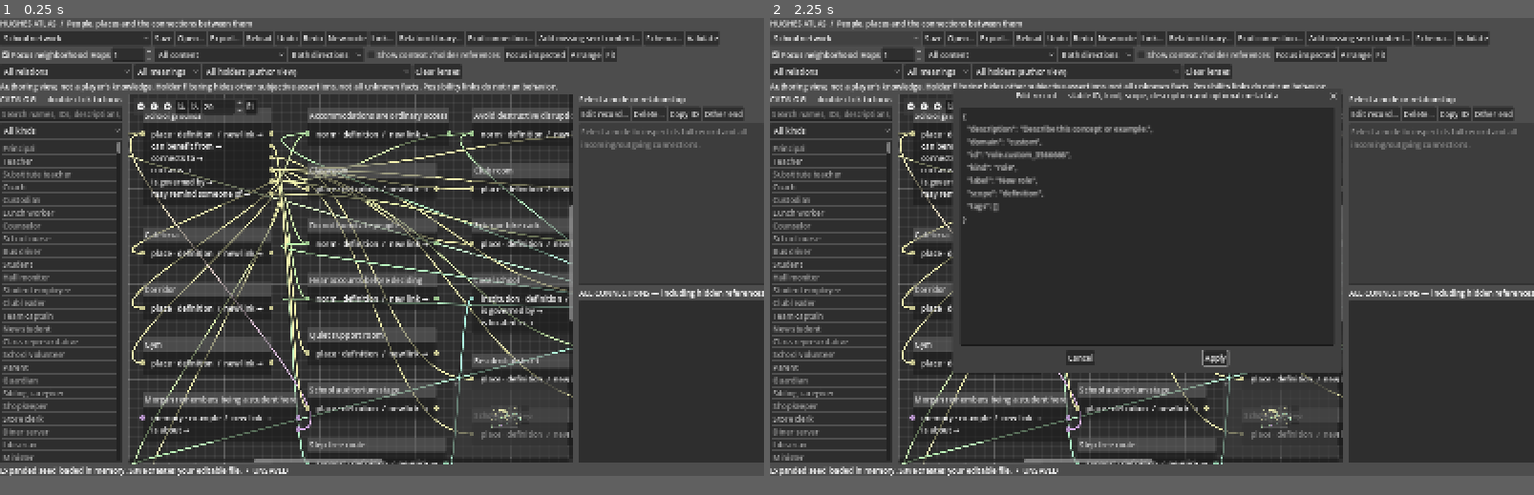
Above: before the commit, frames 1-2 (left to right).
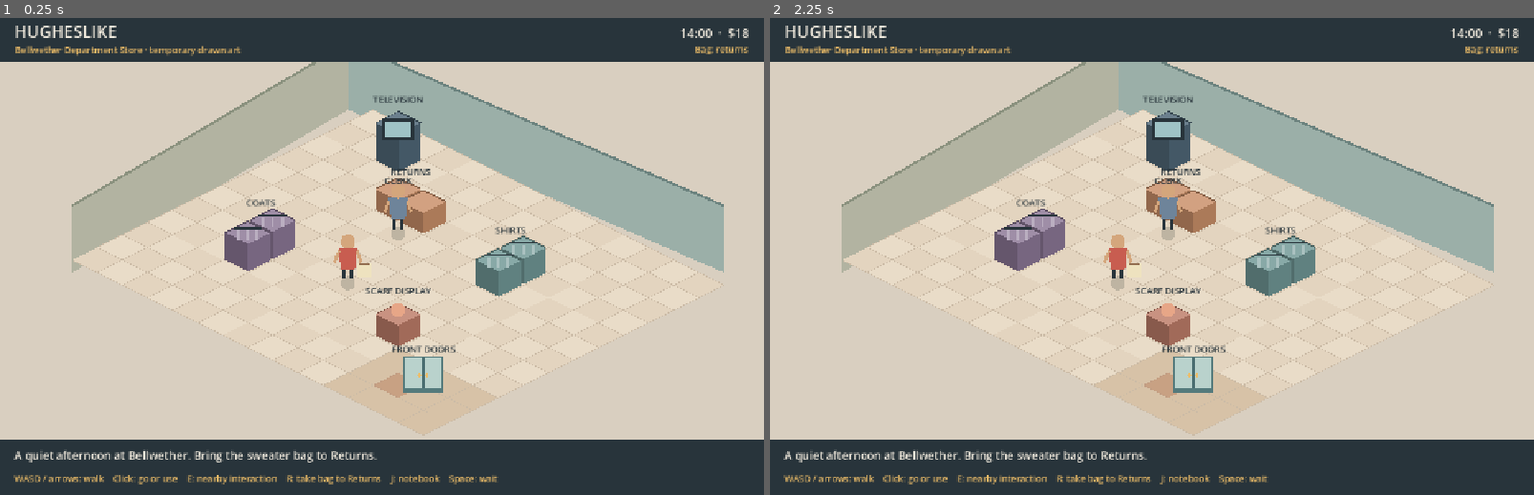
Above: after the commit, the same moments.

Repository: eyehaveewe-cyber/Hugheslike
Game: Godot game, scene res://scenes/main.tscn
Same seed, same stepped clock (60 frames per second), same inputs: the game is played once before the commit and once after it. Before the commit the project starts from res://addons/hughes_atlas/atlas.tscn.
Inputs (mouse positions are in pixels of both pictures, inside the frame that each line leads up to):
- Up to frame 1 (0.25 s): no input
- Up to frame 2 (2.25 s): click (1113, 37) at 0.5 s, where only the run before the commit has a clickable "New node"; click (1113, 37) at 1.25 s, where only the run before the commit has a clickable "New node"; click (846, 37) at 2 s, where only the run before the commit has a clickable "School network"
In our replay, the window is 800x480 before the commit and 800x500 after it. These sizes can differ from the game's own. Grey fills any space a smaller window leaves; there, only what the larger window draws over its background counts as a difference.

The runs differ from the first frame. In frame 1, 89% of the frame differs, in the area x 0-100%, y 0-98%; in frame 2, 90%.

Commit message:
Integrate playable store slice with Hughes Atlas project

Diff:
--- a/project.godot
+++ b/project.godot
@@ -1,14 +1,15 @@
-; Standalone authoring tool. The separate game and private art are not imported.
+; Playable 2D store slice plus the separate Hughes Atlas authoring plug-in.
+; The unavailable historical foundation ZIP and private art are not imported.
 config_version=5
 
 [application]
-config/name="Hughes Atlas — development library"
-run/main_scene="res://addons/hughes_atlas/atlas.tscn"
+config/name="Hugheslike — Store Slice + Hughes Atlas"
+run/main_scene="res://scenes/main.tscn"
 config/features=PackedStringArray("4.7", "GL Compatibility")
 
 [display]
-window/size/viewport_width=1600
-window/size/viewport_height=960
+window/size/viewport_width=1280
+window/size/viewport_height=800
 window/size/window_width_override=1440
 window/size/window_height_override=900
 window/stretch/mode="canvas_items"
--- /dev/null
+++ b/scenes/main.tscn
@@ -0,0 +1,6 @@
+[gd_scene load_steps=2 format=3]
+
+[ext_resource type="Script" path="res://scripts/main.gd" id="1_main"]
+
+[node name="StoreSlice" type="Node2D"]
+script = ExtResource("1_main")
--- /dev/null
+++ b/scripts/grid_world.gd
@@ -0,0 +1,49 @@
+class_name StoreGrid
+extends RefCounted
+
+const WIDTH := 14
+const HEIGHT := 12
+const HALF_W := 42.0
+const HALF_H := 21.0
+const ORIGIN := Vector2(625, 175)
+const DIRECTIONS := [Vector2i(1, 0), Vector2i(0, 1), Vector2i(-1, 0), Vector2i(0, -1)]
+
+static func screen_at(cell: Vector2i) -> Vector2:
+	return ORIGIN + Vector2((cell.x - cell.y) * HALF_W, (cell.x + cell.y) * HALF_H)
+
+static func cell_at(point: Vector2) -> Vector2i:
+	var relative := point - ORIGIN
+	var diagonal_a := relative.x / HALF_W
+	var diagonal_b := relative.y / HALF_H
+	return Vector2i(roundi((diagonal_a + diagonal_b) / 2.0), roundi((diagonal_b - diagonal_a) / 2.0))
+
+static func inside(cell: Vector2i) -> bool:
+	return cell.x >= 0 and cell.x < WIDTH and cell.y >= 0 and cell.y < HEIGHT
+
+static func walkable(cell: Vector2i, blocked: Dictionary) -> bool:
+	return inside(cell) and not blocked.has(cell)
+
+static func path(start: Vector2i, target: Vector2i, blocked: Dictionary) -> Array[Vector2i]:
+	var result: Array[Vector2i] = []
+	if not walkable(target, blocked):
+		return result
+	var frontier: Array[Vector2i] = [start]
+	var previous := {start: start}
+	var cursor := 0
+	while cursor < frontier.size():
+		var current := frontier[cursor]
+		cursor += 1
+		if current == target:
+			break
+		for direction in DIRECTIONS:
+			var next: Vector2i = current + direction
+			if walkable(next, blocked) and not previous.has(next):
+				previous[next] = current
+				frontier.append(next)
+	if not previous.has(target):
+		return result
+	var step := target
+	while step != start:
+		result.push_front(step)
+		step = previous[step]
+	return result
--- /dev/null
+++ b/scripts/main.gd
@@ -0,0 +1,401 @@
+extends Node2D
+
+const Grid = preload("res://scripts/grid_world.gd")
+const INK := Color("#28343b")
+const PAPER := Color("#f4ede0")
+const GOLD := Color("#edbd68")
+const TEAL := Color("#397d79")
+const WALK_SECONDS := 20
+const STEP_TIME := 0.17
+
+var fixtures: Array[Dictionary] = []
+var blocked: Dictionary = {}
+var player_cell := Vector2i(6, 7)
+var player_screen := Vector2.ZERO
+var move_from := Vector2.ZERO
+var move_to := Vector2.ZERO
+var move_elapsed := 0.0
+var moving := false
+var route: Array[Vector2i] = []
+var pending_interaction := ""
+var elapsed_seconds := 0
+var money := 18
+var carrying_returns := true
+var bought_scarf := false
+var journal_open := false
+var ended := false
+var message := "A quiet afternoon at Bellwether. Bring the sweater bag to Returns."
+var notes: Array[String] = ["I arrived at Bellwether with a bag of returned sweaters."]
+
+func _ready() -> void:
+	_build_store()
+	player_screen = Grid.screen_at(player_cell)
+	queue_redraw()
+
+func _build_store() -> void:
+	fixtures.clear()
+	blocked.clear()
+	_add_fixture("returns", "RETURNS", "counter", [Vector2i(4, 3), Vector2i(5, 3)], 35, Color("#c98f69"), true)
+	_add_fixture("clerk", "CLERK", "staff", [Vector2i(5, 4)], 0, Color("#6e849a"), true)
+	_add_fixture("shirts", "SHIRTS", "rack", [Vector2i(9, 3), Vector2i(9, 4)], 42, Color("#719896"), true)
+	_add_fixture("coats", "COATS", "rack", [Vector2i(3, 7), Vector2i(3, 8)], 46, Color("#8c7896"), true)
+	_add_fixture("display", "SCARF DISPLAY", "display", [Vector2i(9, 8)], 35, Color("#bd7d69"), true)
+	_add_fixture("television", "TELEVISION", "television", [Vector2i(2, 1)], 62, Color("#506878"), true)
+	_add_fixture("door", "FRONT DOORS", "door", [Vector2i(12, 10)], 0, GOLD, false)
+
+func _add_fixture(id: String, title: String, kind: String, cells: Array, height: int, color: Color, blocks: bool) -> void:
+	fixtures.append({"id": id, "title": title, "kind": kind, "cells": cells, "height": height, "color": color})
+	if blocks:
+		for cell in cells:
+			blocked[cell] = true
+
+func _process(delta: float) -> void:
+	if journal_open or ended:
+		return
+	if moving:
+		move_elapsed += delta
+		var amount := minf(move_elapsed / STEP_TIME, 1.0)
+		player_screen = move_from.lerp(move_to, amount)
+		if amount >= 1.0:
+			moving = false
+			player_cell = Grid.cell_at(move_to)
+			player_screen = move_to
+			elapsed_seconds += WALK_SECONDS
+		queue_redraw()
+	elif not route.is_empty():
+		_begin_next_move()
+	elif pending_interaction != "":
+		var id := pending_interaction
+		pending_interaction = ""
+		_interact(id)
+
+func _unhandled_input(event: InputEvent) -> void:
+	if event is InputEventKey and event.pressed and not event.echo:
+		if event.keycode == KEY_ESCAPE:
+			journal_open = false
+			queue_redraw()
+			return
+		if event.keycode == KEY_J:
+			journal_open = not journal_open
+			queue_redraw()
+			return
+		if ended:
+			if event.keycode == KEY_R:
+				_reset_afternoon()
+			return
+		if journal_open:
+			return
+		if event.keycode == KEY_E:
+			_interact_nearest()
+		elif event.keycode == KEY_SPACE:
+			elapsed_seconds += 120
+			_set_message("You take a short break and watch the store settle around you.")
+		elif event.keycode == KEY_R:
+			if carrying_returns:
+				_plan_interaction("returns")
+			else:
+				_set_message("The sweater bag is already back at Returns.")
+		else:
+			var direction := Vector2i.ZERO
+			match event.keycode:
+				KEY_W, KEY_UP:
+					direction = Vector2i(0, -1)
+				KEY_S, KEY_DOWN:
+					direction = Vector2i(0, 1)
+				KEY_A, KEY_LEFT:
+					direction = Vector2i(-1, 0)
+				KEY_D, KEY_RIGHT:
+					direction = Vector2i(1, 0)
+			if direction != Vector2i.ZERO and not moving:
+				route.clear()
+				pending_interaction = ""
+				var next := player_cell + direction
+				if Grid.walkable(next, blocked):
+					route.append(next)
+				else:
+					_set_message("A fixture or wall blocks that step.")
+	elif event is InputEventMouseButton and event.pressed and event.button_index == MOUSE_BUTTON_LEFT:
+		if ended or journal_open or moving or event.position.y < 75 or event.position.y > 705:
+			return
+		var clicked := _fixture_at_point(event.position)
+		if clicked != "":
+			_plan_interaction(clicked)
+			return
+		var target := Grid.cell_at(event.position)
+		if Grid.walkable(target, blocked):
+			route = Grid.path(player_cell, target, blocked)
+			pending_interaction = ""
+			if route.is_empty() and target != player_cell:
+				_set_message("There is no clear route to that floor tile.")
+
+func _begin_next_move() -> void:
+	var next: Vector2i = route.pop_front()
+	if not Grid.walkable(next, blocked):
+		route.clear()
+		pending_interaction = ""
+		return
+	move_from = Grid.screen_at(player_cell)
+	move_to = Grid.screen_at(next)
+	move_elapsed = 0.0
+	moving = true
+
+func _fixture_at_point(point: Vector2) -> String:
+	var best_id := ""
+	var best_distance := 60.0
+	for fixture in fixtures:
+		for cell in fixture["cells"]:
+			var anchor: Vector2 = Grid.screen_at(cell)
+			var height: int = fixture["height"]
+			var target := anchor - Vector2(0, height * 0.55)
+			var distance := point.distance_to(target)
+			if distance < best_distance:
+				best_distance = distance
+				best_id = fixture["id"]
+	return best_id
+
+func _interact_nearest() -> void:
+	if moving:
+		return
+	var best_id := ""
+	var best_distance := 2
+	for fixture in fixtures:
+		for cell in fixture["cells"]:
+			var distance: int = absi(player_cell.x - cell.x) + absi(player_cell.y - cell.y)
+			if distance < best_distance:
+				best_distance = distance
+				best_id = fixture["id"]
+	if best_id == "":
+		_set_message("Nothing is within reach. Walk closer or click an object.")
+	else:
+		_interact(best_id)
+
+func _plan_interaction(id: String) -> void:
+	if moving:
+		return
+	var selected: Dictionary = {}
+	for fixture in fixtures:
+		if fixture["id"] == id:
+			selected = fixture
+			break
+	if selected.is_empty():
+		return
+	var shortest := 999
+	var destination = null
+	for cell in selected["cells"]:
+		for offset in [Vector2i.ZERO, Vector2i(1, 0), Vector2i(0, 1), Vector2i(-1, 0), Vector2i(0, -1)]:
+			var candidate: Vector2i = cell + offset
+			if not Grid.walkable(candidate, blocked):
+				continue
+			var candidate_path := Grid.path(player_cell, candidate, blocked)
+			if candidate == player_cell or not candidate_path.is_empty():
+				if candidate_path.size() < shortest:
+					shortest = candidate_path.size()
+					destination = candidate
+	if destination == null:
+		_set_message("There is no clear approach to " + selected["title"] + ".")
+		return
+	route = Grid.path(player_cell, destination, blocked)
+	pending_interaction = id
+	if route.is_empty():
+		pending_interaction = ""
+		_interact(id)
+
+func _interact(id: String) -> void:
+	match id:
+		"returns":
+			if carrying_returns:
+				carrying_returns = false
+				elapsed_seconds += 90
+				notes.append("The clerk accepted the returned sweater bag at the counter.")
+				_set_message("The clerk checks the receipt and takes the sweater bag. 'Thanks for bringing it by.'")
+			else:
+				_set_message("The returns counter is clear. Your bag has already been checked in.")
+		"clerk":
+			elapsed_seconds += 60
+			if carrying_returns:
+				_set_message("Clerk: 'Returns are just beside me. I can help when you bring the bag over.'")
+			else:
+				_set_message("Clerk: 'All set with the sweaters. Take your time looking around.'")
+		"shirts":
+			elapsed_seconds += 60
+			notes.append("The shirt rack has simple everyday styles.")
+			_set_message("You browse neatly folded shirts. The tags show ordinary store prices.")
+		"coats":
+			elapsed_seconds += 60
+			notes.append("A coat rack stands near the west aisle.")
+			_set_message("You look through the coats and leave them on the rack.")
+		"display":
+			elapsed_seconds += 60
+			if bought_scarf:
+				_set_message("The display has other scarves, but you already chose one.")
+			elif money >= 8:
+				bought_scarf = true
+				money -= 8
+				notes.append("I bought a soft scarf from the display for $8.")
+				_set_message("You buy a soft scarf for $8. The clerk nods as you tuck it into your bag.")
+			else:
+				_set_message("The scarf is $8, more than you have left today.")
+		"television":
+			elapsed_seconds += 120
+			notes.append("The television loops a quiet home-goods demonstration.")
+			_set_message("You watch a short home-goods demonstration on the store television.")
+		"door":
+			elapsed_seconds += 30
+			ended = true
+			_set_message("You step out toward the shopping arcade. This store slice ends here.")
+
+func _reset_afternoon() -> void:
+	player_cell = Vector2i(6, 7)
+	player_screen = Grid.screen_at(player_cell)
+	route.clear()
+	pending_interaction = ""
+	moving = false
+	elapsed_seconds = 0
+	money = 18
+	carrying_returns = true
+	bought_scarf = false
+	journal_open = false
+	ended = false
+	notes = ["I arrived at Bellwether with a bag of returned sweaters."]
+	_set_message("A new afternoon begins. Bring the sweater bag to Returns.")
+
+func _set_message(value: String) -> void:
+	message = value
+	queue_redraw()
+
+func _draw() -> void:
+	draw_rect(Rect2(0, 0, 1280, 800), Color("#d9cfc0"))
+	_draw_walls()
+	_draw_floor()
+	var drawables: Array[Dictionary] = []
+	for index in fixtures.size():
+		var fixture: Dictionary = fixtures[index]
+		var depth := 0
+		for cell in fixture["cells"]:
+			depth = maxi(depth, cell.x + cell.y)
+		drawables.append({"type": "fixture", "index": index, "depth": depth})
+	drawables.append({"type": "player", "depth": player_cell.x + player_cell.y + (0.5 if moving else 0.0)})
+	drawables.sort_custom(func(a: Dictionary, b: Dictionary) -> bool: return a["depth"] < b["depth"])
+	for item in drawables:
+		if item["type"] == "player":
+			_draw_person(player_screen, Color("#c85d50"), true)
+		else:
+			_draw_fixture(fixtures[item["index"]])
+	_draw_ui()
+	if journal_open:
+		_draw_journal()
+	if ended:
+		_draw_ending()
+
+func _draw_walls() -> void:
+	var back_left := Grid.screen_at(Vector2i(0, 0)) + Vector2(-42, -21)
+	var back_right := Grid.screen_at(Vector2i(13, 0)) + Vector2(42, -21)
+	draw_colored_polygon(PackedVector2Array([back_left + Vector2(0, -112), back_right + Vector2(0, -112), back_right, back_left]), Color("#9bafa8"))
+	draw_line(back_left + Vector2(0, -112), back_right + Vector2(0, -112), Color("#6b827e"), 4)
+	var west_top := Grid.screen_at(Vector2i(0, 0)) + Vector2(-42, -21)
+	var west_bottom := Grid.screen_at(Vector2i(0, 11)) + Vector2(-42, 21)
+	draw_colored_polygon(PackedVector2Array([west_top + Vector2(0, -112), west_bottom + Vector2(0, -112), west_bottom, west_top]), Color("#b2b3a1"))
+	draw_line(west_top + Vector2(0, -112), west_bottom + Vector2(0, -112), Color("#8a917e"), 4)
+	draw_string(ThemeDB.fallback_font, Vector2(587, 63), "BELLWETHER", HORIZONTAL_ALIGNMENT_CENTER, 170, 24, Color("#294851"))
+
+func _diamond(center: Vector2) -> PackedVector2Array:
+	return PackedVector2Array([center + Vector2(0, -21), center + Vector2(42, 0), center + Vector2(0, 21), center + Vector2(-42, 0)])
+
+func _draw_floor() -> void:
+	for y in Grid.HEIGHT:
+		for x in Grid.WIDTH:
+			var cell := Vector2i(x, y)
+			var center: Vector2 = Grid.screen_at(cell)
+			var tile_color := Color("#e9dcc8") if (x + y) % 2 == 0 else Color("#e3d4bf")
+			if y >= 9 and x >= 10:
+				tile_color = Color("#d7c2a7")
+			draw_colored_polygon(_diamond(center), tile_color)
+			draw_polyline(PackedVector2Array([center + Vector2(0, -21), center + Vector2(42, 0), center + Vector2(0, 21), center + Vector2(-42, 0), center + Vector2(0, -21)]), Color("#cbbba6"), 1.0)
+	var welcome := Grid.screen_at(Vector2i(11, 10))
+	draw_colored_polygon(_diamond(welcome), Color("#b57858", 0.45))
+
+func _draw_fixture(fixture: Dictionary) -> void:
+	var kind: String = fixture["kind"]
+	var color: Color = fixture["color"]
+	var height: int = fixture["height"]
+	var label_position := Vector2.ZERO
+	for cell in fixture["cells"]:
+		var center: Vector2 = Grid.screen_at(cell)
+		label_position += center
+		if kind == "staff":
+			_draw_person(center, color, false)
+		elif kind == "door":
+			_draw_doors(center)
+		else:
+			_draw_prism(center, height, color)
+			if kind == "rack":
+				draw_line(center + Vector2(-24, -height - 8), center + Vector2(24, -height - 8), INK, 4)
+				for dx in [-16, 0, 16]:
+					draw_line(center + Vector2(dx, -height - 5), center + Vector2(dx, -height + 12), color.lightened(0.4), 5)
+			elif kind == "television":
+				draw_rect(Rect2(center.x - 27, center.y - height - 8, 54, 36), INK)
+				draw_rect(Rect2(center.x - 22, center.y - height - 3, 44, 26), Color("#9fc3c6"))
+			elif kind == "display":
+				draw_circle(center + Vector2(0, -height - 8), 12, Color("#e7a687"))
+	label_position /= float(fixture["cells"].size())
+	var label_y := -height - 34
+	if kind == "staff":
+		label_y = -86
+	if kind == "door":
+		label_y = -76
+	draw_string(ThemeDB.fallback_font, label_position + Vector2(-64, label_y), fixture["title"], HORIZONTAL_ALIGNMENT_CENTER, 128, 15, INK)
+
+func _draw_prism(center: Vector2, height: int, color: Color) -> void:
+	var top := center + Vector2(0, -height)
+	draw_colored_polygon(PackedVector2Array([top + Vector2(-38, 0), top + Vector2(0, 19), center + Vector2(0, 19), center + Vector2(-38, 0)]), color.darkened(0.28))
+	draw_colored_polygon(PackedVector2Array([top + Vector2(0, 19), top + Vector2(38, 0), center + Vector2(38, 0), center + Vector2(0, 19)]), color.darkened(0.15))
+	draw_colored_polygon(PackedVector2Array([top + Vector2(0, -19), top + Vector2(38, 0), top + Vector2(0, 19), top + Vector2(-38, 0)]), color.lightened(0.16))
+	draw_line(top + Vector2(-38, 0), top + Vector2(0, -19), color.darkened(0.35), 2)
+	draw_line(top + Vector2(0, -19), top + Vector2(38, 0), color.darkened(0.35), 2)
+
+func _draw_person(feet: Vector2, coat: Color, player: bool) -> void:
+	draw_circle(feet + Vector2(0, -3), 12, Color("#5d6258", 0.28))
+	draw_line(feet + Vector2(-7, -10), feet + Vector2(-7, -27), INK, 5)
+	draw_line(feet + Vector2(7, -10), feet + Vector2(7, -27), INK, 5)
+	draw_colored_polygon(PackedVector2Array([feet + Vector2(-16, -63), feet + Vector2(16, -63), feet + Vector2(12, -26), feet + Vector2(-12, -26)]), coat)
+	draw_circle(feet + Vector2(0, -73), 12, Color("#d4a67c"))
+	draw_line(feet + Vector2(-15, -58), feet + Vector2(-22, -38), Color("#d4a67c"), 5)
+	draw_line(feet + Vector2(15, -58), feet + Vector2(22, -38), Color("#d4a67c"), 5)
+	if player and carrying_returns:
+		draw_rect(Rect2(feet.x + 16, feet.y - 36, 22, 23), Color("#eee2bf"))
+		draw_line(feet + Vector2(18, -36), feet + Vector2(36, -36), Color("#936f51"), 3)
+
+func _draw_doors(center: Vector2) -> void:
+	draw_colored_polygon(PackedVector2Array([center + Vector2(-34, -9), center + Vector2(-34, -70), center + Vector2(34, -70), center + Vector2(34, -9)]), Color("#547a7c"))
+	draw_rect(Rect2(center.x - 30, center.y - 67, 60, 52), Color("#b9d2cc"))
+	draw_line(center + Vector2(0, -67), center + Vector2(0, -15), Color("#496d70"), 3)
+	draw_circle(center + Vector2(-6, -38), 3, GOLD)
+	draw_circle(center + Vector2(6, -38), 3, GOLD)
+
+func _draw_ui() -> void:
+	draw_rect(Rect2(0, 0, 1280, 75), INK)
+	draw_string(ThemeDB.fallback_font, Vector2(24, 33), "HUGHESLIKE", HORIZONTAL_ALIGNMENT_LEFT, 300, 28, PAPER)
+	draw_string(ThemeDB.fallback_font, Vector2(25, 59), "Bellwether Department Store · temporary drawn art", HORIZONTAL_ALIGNMENT_LEFT, 520, 15, GOLD)
+	draw_string(ThemeDB.fallback_font, Vector2(1035, 33), _clock_text() + "  ·  $" + str(money), HORIZONTAL_ALIGNMENT_RIGHT, 220, 21, PAPER)
+	draw_string(ThemeDB.fallback_font, Vector2(983, 58), "Bag: " + ("returns" if carrying_returns else "delivered"), HORIZONTAL_ALIGNMENT_RIGHT, 270, 15, GOLD)
+	draw_rect(Rect2(0, 708, 1280, 92), INK)
+	draw_string(ThemeDB.fallback_font, Vector2(24, 741), message, HORIZONTAL_ALIGNMENT_LEFT, 1230, 19, PAPER)
+	draw_string(ThemeDB.fallback_font, Vector2(24, 778), "WASD / arrows: walk    Click: go or use    E: nearby interaction    R: take bag to Returns    J: notebook    Space: wait", HORIZONTAL_ALIGNMENT_LEFT, 1230, 15, GOLD)
+
+func _draw_journal() -> void:
+	draw_rect(Rect2(265, 155, 750, 500), Color("#23313a", 0.92))
+	draw_rect(Rect2(285, 175, 710, 460), PAPER)
+	draw_string(ThemeDB.fallback_font, Vector2(315, 215), "Afternoon notebook", HORIZONTAL_ALIGNMENT_LEFT, 650, 28, INK)
+	draw_string(ThemeDB.fallback_font, Vector2(315, 245), "Things you noticed or did. J / Esc to close.", HORIZONTAL_ALIGNMENT_LEFT, 650, 16, TEAL)
+	for index in mini(notes.size(), 9):
+		draw_string(ThemeDB.fallback_font, Vector2(315, 285 + index * 35), "• " + notes[index], HORIZONTAL_ALIGNMENT_LEFT, 640, 17, INK)
+
+func _draw_ending() -> void:
+	draw_rect(Rect2(322, 252, 636, 215), Color("#23313a", 0.94))
+	draw_string(ThemeDB.fallback_font, Vector2(350, 302), "The afternoon continues outside.", HORIZONTAL_ALIGNMENT_CENTER, 580, 28, PAPER)
+	draw_string(ThemeDB.fallback_font, Vector2(350, 350), "Store visit: " + ("returns delivered" if not carrying_returns else "returns still in hand") + " · " + ("scarf bought" if bought_scarf else "no purchase"), HORIZONTAL_ALIGNMENT_CENTER, 580, 19, GOLD)
+	draw_string(ThemeDB.fallback_font, Vector2(350, 413), "Press R to begin another store visit.", HORIZONTAL_ALIGNMENT_CENTER, 580, 17, PAPER)
+
+func _clock_text() -> String:
+	var total_minutes := 14 * 60 + int(elapsed_seconds / 60.0)
+	return "%02d:%02d" % [int(total_minutes / 60.0), total_minutes % 60]
--- /dev/null
+++ b/tests/capture.gd
@@ -0,0 +1,36 @@
+extends SceneTree
+
+func _initialize() -> void:
+	call_deferred("_capture")
+
+func _capture() -> void:
+	var scene = load("res://scenes/main.tscn").instantiate()
+	root.add_child(scene)
+	await process_frame
+	await process_frame
+	if not _save_viewport("res://docs/screenshots/store-in-engine.png"):
+		quit(1)
+		return
+	scene._plan_interaction("returns")
+	for i in 40:
+		scene._process(0.2)
+	scene.journal_open = true
+	scene.queue_redraw()
+	await process_frame
+	await process_frame
+	if not _save_viewport("res://docs/screenshots/returns-and-notebook-in-engine.png"):
+		quit(1)
+		return
+	quit()
+
+func _save_viewport(path: String) -> bool:
+	var image = root.get_texture().get_image()
+	if image == null or image.is_empty():
+		push_error("No rendered viewport image is available.")
+		return false
+	var error: Error = image.save_png(path)
+	if error != OK:
+		push_error("Could not save the engine viewport.")
+		return false
+	print("Captured engine viewport: ", path, " (", image.get_width(), "x", image.get_height(), ")")
+	return true
--- /dev/null
+++ b/tests/smoke.gd
@@ -0,0 +1,65 @@
+extends SceneTree
+
+const Grid = preload("res://scripts/grid_world.gd")
+var failures := 0
+
+func _initialize() -> void:
+	call_deferred("_run")
+
+func _check(condition: bool, detail: String) -> void:
+	if not condition:
+		failures += 1
+		push_error(detail)
+
+func _run() -> void:
+	var scene = load("res://scenes/main.tscn").instantiate()
+	root.add_child(scene)
+	await process_frame
+	_check(scene.player_cell == Vector2i(6, 7), "The player should start on the sales floor.")
+	_check(not Grid.walkable(Vector2i(4, 3), scene.blocked), "The returns counter should block walking.")
+	var key := InputEventKey.new()
+	key.pressed = true
+	key.keycode = KEY_J
+	scene._unhandled_input(key)
+	_check(scene.journal_open, "J should open the notebook.")
+	key.keycode = KEY_ESCAPE
+	scene._unhandled_input(key)
+	_check(not scene.journal_open, "Escape should close the notebook.")
+	key.keycode = KEY_D
+	scene._unhandled_input(key)
+	for i in 3:
+		scene._process(0.2)
+	_check(scene.player_cell == Vector2i(7, 7), "D should move the player one floor cell.")
+	var mouse := InputEventMouseButton.new()
+	mouse.pressed = true
+	mouse.button_index = MOUSE_BUTTON_LEFT
+	mouse.position = Grid.screen_at(Vector2i(7, 6))
+	scene._unhandled_input(mouse)
+	for i in 3:
+		scene._process(0.2)
+	_check(scene.player_cell == Vector2i(7, 6), "Clicking a floor cell should move the player there.")
+	for fixture in scene.fixtures:
+		var reachable := false
+		for cell in fixture["cells"]:
+			for direction in Grid.DIRECTIONS:
+				var adjacent: Vector2i = cell + direction
+				if Grid.walkable(adjacent, scene.blocked):
+					if not Grid.path(scene.player_cell, adjacent, scene.blocked).is_empty() or adjacent == scene.player_cell:
+						reachable = true
+		_check(reachable, fixture["title"] + " should have a reachable approach.")
+	scene._plan_interaction("returns")
+	for i in 40:
+		scene._process(0.2)
+	_check(not scene.carrying_returns, "The returns interaction should hand off the bag.")
+	scene._plan_interaction("display")
+	for i in 70:
+		scene._process(0.2)
+	_check(scene.bought_scarf and scene.money == 10, "The scarf purchase should cost $8.")
+	scene._plan_interaction("door")
+	for i in 70:
+		scene._process(0.2)
+	_check(scene.ended, "The front door should finish this store visit.")
+	scene._reset_afternoon()
+	_check(scene.carrying_returns and scene.money == 18 and not scene.ended, "Restart should restore the initial state.")
+	print("Store smoke checks: ", "PASS" if failures == 0 else str(failures) + " failed")
+	quit(0 if failures == 0 else 1)
Not shown, changed: UPDATES.txt
Binary file added: docs/screenshots/returns-and-notebook-in-engine.png
Binary file added: docs/screenshots/store-in-engine.png
Not shown, added: scripts/grid_world.gd.uid
Not shown, added: scripts/main.gd.uid
Not shown, added: tests/capture.gd.uid
Not shown, added: tests/smoke.gd.uid
Not shown, changed: docs/PROGRESS.md
Not shown, added: docs/STORE_SLICE.md
